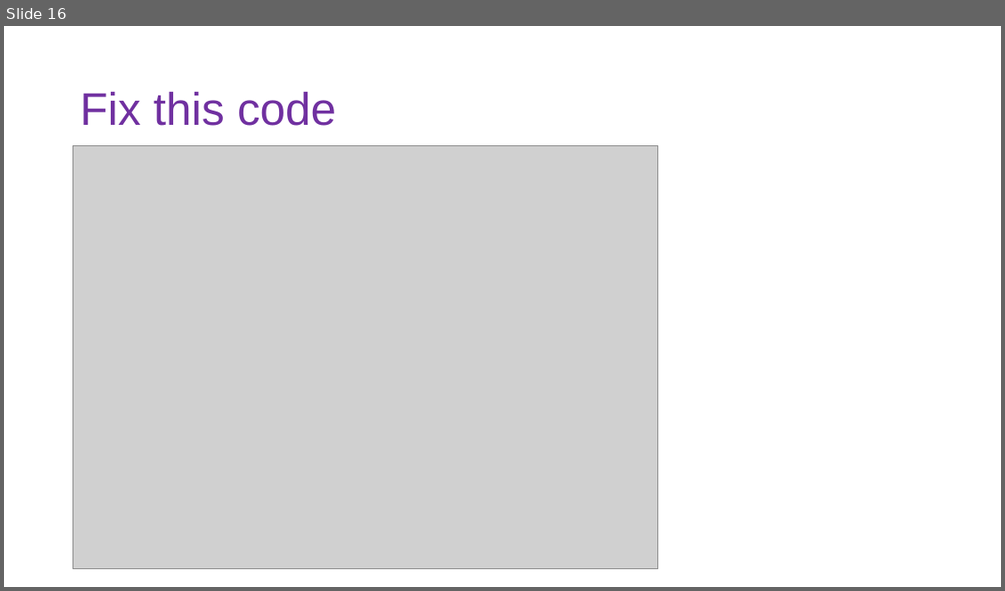
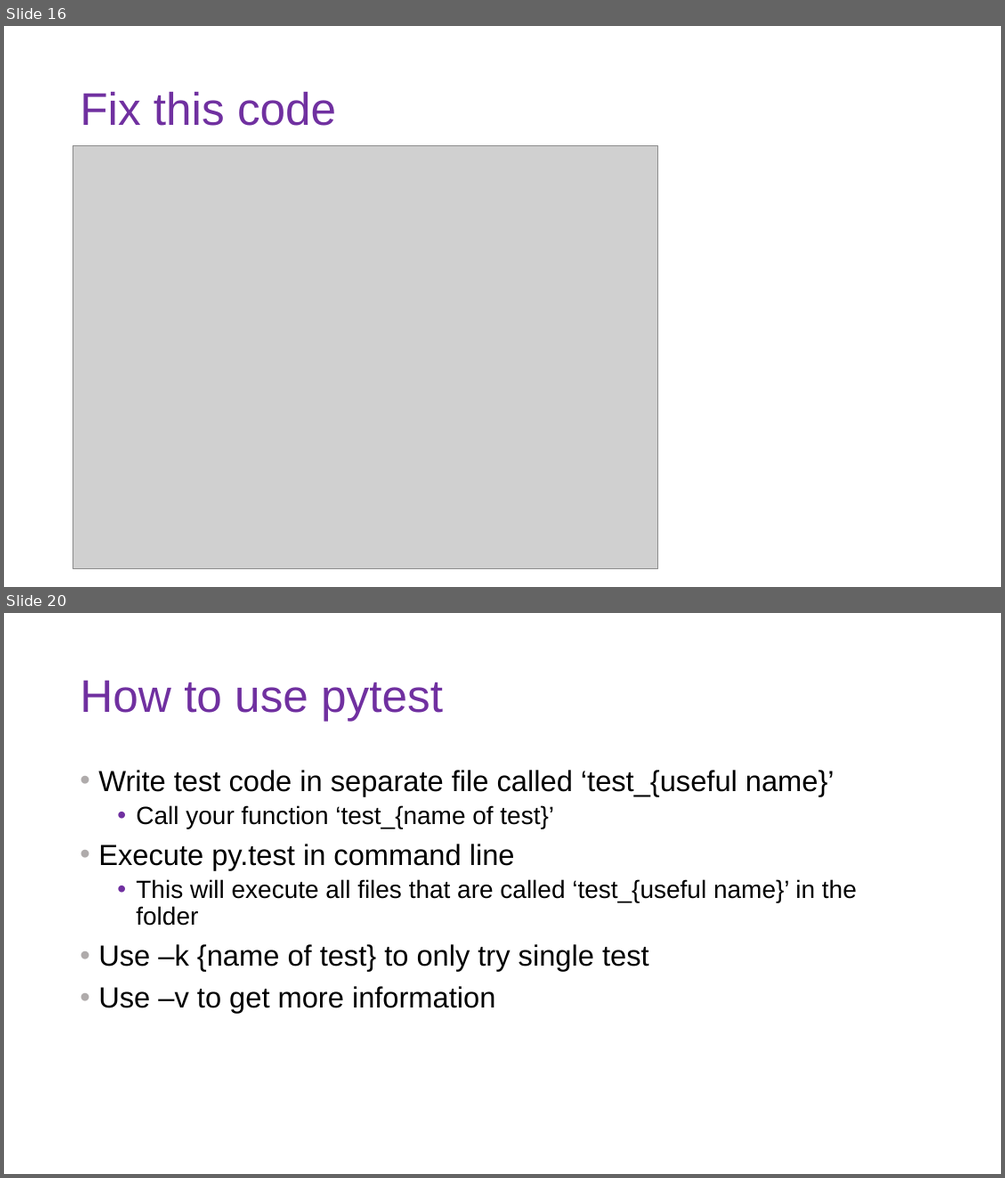
Before and after one commit to DoriMG/SN_python_course, a slide deck: lectures/3_coding_practices.pptx. Shown one above the other, each under a label of ours: slide 16 before the commit, slides 16 and 20 after it; the slides between them are not shown. The pictures are 1005x591 and 1005x1178 pixels, drawn with LibreOffice and Linux fonts; fonts in the diff are those of the drawing; grey boxes stand for pictures. Boxes give left, top, right and bottom in pixels: in the first picture for what was removed or moved away, otherwise in the second. Text is boxed around its words. In the diff, an @@ line names an element or a change of style, - is before the commit and + after.

```diff
--- a/lectures/3_coding_practices.pptx
+++ b/lectures/3_coding_practices.pptx
@@ slide 20 added at <box>4,613,1001,1174</box>, background #FFFFFF @@
@@ title added at <box>80,680,443,721</box>, 44 pt, text #7030A0 @@
+How to use pytest
@@ text added at <box>98,770,857,1013</box>, 28 pt, text #000000 @@
+• Write test code in separate file called ‘test_{useful name}’
+  • Call your function ‘test_{name of test}’
+• Execute py.test in command line
+  • This will execute all files that are called ‘test_{useful name}’ in the folder
+• Use –k {name of test} to only try single test
+• Use –v to get more information
```
Also in this commit, not shown: 11 other slides added, 40 other files.
